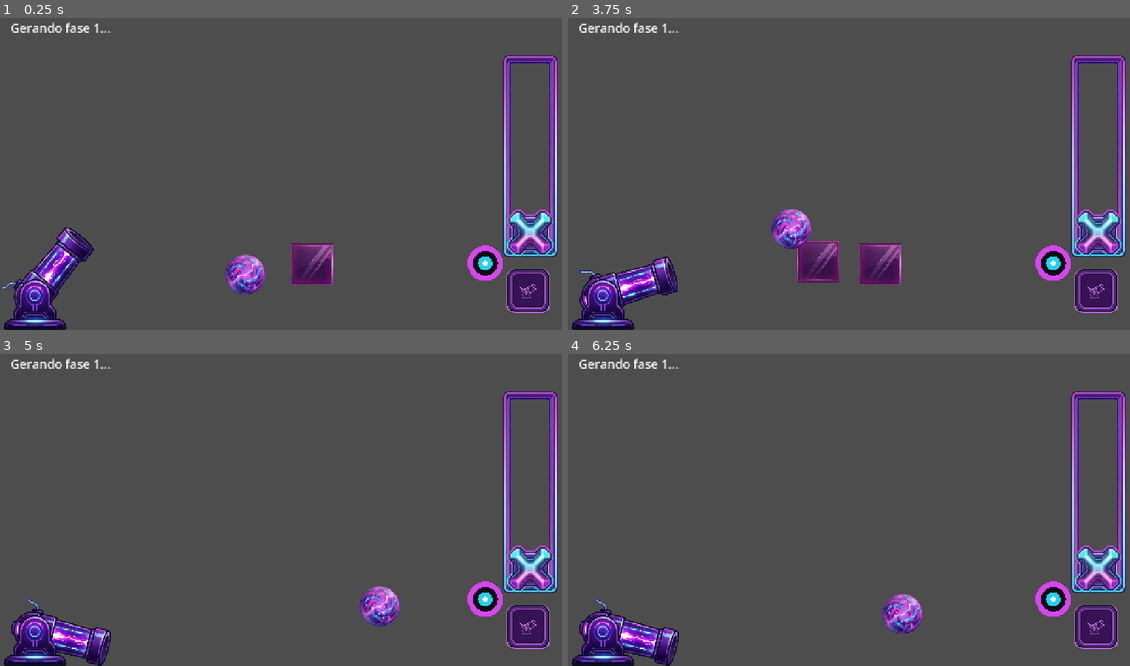
Above: before the commit, frames 1-4 (two rows, left to right).
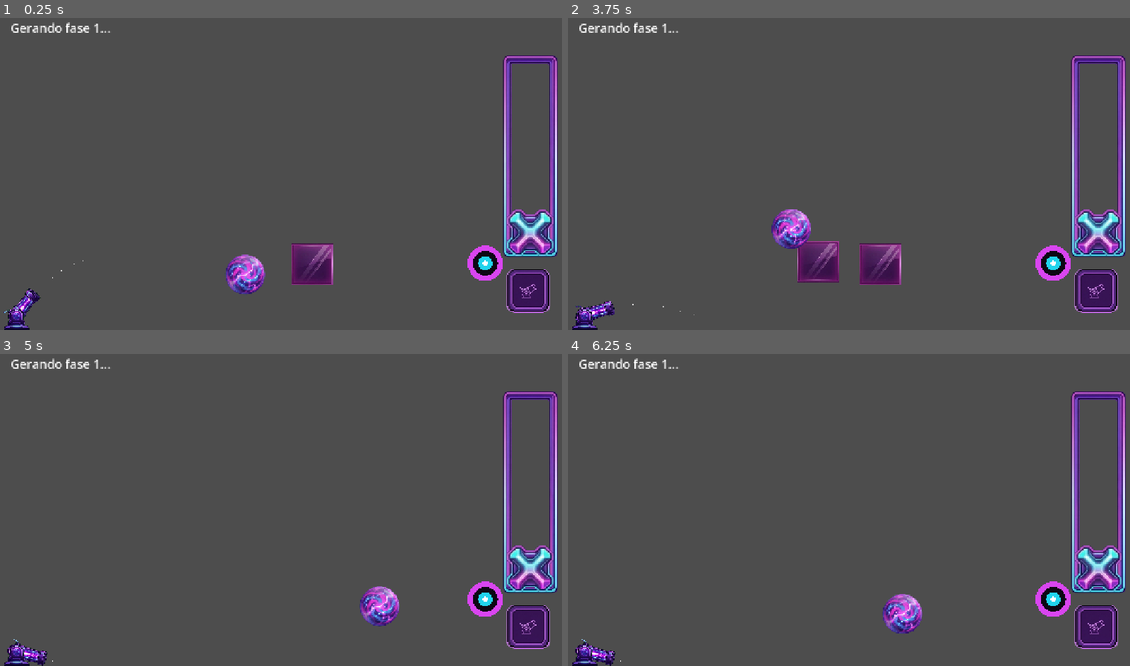
Above: after the commit, the same moments.

Repository: Zidan-09/Arc-Impact
Game: Godot game, scene res://components/cannon-controller/CannonController.tscn
Same seed, same stepped clock (60 frames per second), same inputs: the game is played once before the commit and once after it. This scene is started directly instead of the project's main scene.
Inputs (mouse positions are in pixels of both pictures, inside the frame that each line leads up to):
- Up to frame 1 (0.25 s): no input
- Up to frame 2 (3.75 s): click (1096, 289) at 0.5 s; click (1096, 289) at 1.25 s; click (1096, 289) at 2 s; drag from (1096, 230) to (612, 280) at 2.77 s; drag from (736, 186) to (612, 280) at 3.52 s
- Up to frame 3 (5 s): move the mouse to (337, 438) at 4.27 s; click (337, 438) at 4.42 s
- Up to frame 4 (6.25 s): drag from (820, 569) to (1051, 600) at 5.02 s; move the mouse to (1017, 553) at 5.77 s; click (1017, 553) at 5.92 s

The runs differ from the first frame. In frame 1, 2.4% of the frame differs, in the area x 0-17%, y 67-100%; in frame 2, 2.4%, in the area x 0-23%, y 76-100%; in frame 3, 2.4%; in frame 4, 2.4%.

Commit message:
feat(trajectory-line): implemented a trajectory line to guide the player

Diff:
--- a/components/cannon-controller/CannonController.tscn
+++ b/components/cannon-controller/CannonController.tscn
@@ -9,8 +9,12 @@
 script = ExtResource("1_vu4is")
 
 [node name="Cannon" parent="." unique_id=1115613926 instance=ExtResource("1_l1rob")]
-position = Vector2(80, 664)
-scale = Vector2(0.5, 0.5)
+position = Vector2(38.000004, 697)
+scale = Vector2(0.2, 0.2)
+min_angle = -20.0
+max_angle = 83.0
+rotation_sensitivity = 0.5
+base_shot_speed = 2000.0
 
 [node name="PowerSlider" parent="." unique_id=199311976 instance=ExtResource("2_vu4is")]
 offset_left = 1199.9999
@@ -29,9 +33,9 @@
 ignore_texture_size = true
 stretch_mode = 6
 
-[node name="Level" type="Node2D" parent="."]
+[node name="Level" type="Node2D" parent="." unique_id=348385948]
 
-[node name="StatusLabel" type="Label" parent="."]
+[node name="StatusLabel" type="Label" parent="." unique_id=495087033]
 offset_left = 24.0
 offset_top = 16.0
 offset_right = 640.0
--- a/components/cannon-controller/cannon_controller.gd
+++ b/components/cannon-controller/cannon_controller.gd
@@ -36,6 +36,8 @@
 	fire_button.focus_mode = Control.FOCUS_NONE
 	fire_button.pressed.connect(shoot)
 	cannon.bullet_container = level_node
+	cannon.current_power = power_slider.power
+	power_slider.power_changed.connect(_on_power_changed)
 	builder = LevelBuilder.new()
 	add_child(builder)
 	load_level(DEFAULT_SEED, DEFAULT_LEVEL)
@@ -114,6 +116,10 @@
 	status_label.text = text
 
 
+func _on_power_changed(value: float) -> void:
+	cannon.current_power = value
+
+
 func _input(event: InputEvent) -> void:
 	if event is InputEventMouseButton:
 		if event.button_index == MOUSE_BUTTON_LEFT and not event.pressed:
--- a/components/cannon/cannon.gd
+++ b/components/cannon/cannon.gd
@@ -12,23 +12,17 @@
 
 @export var bullet_scene: PackedScene
 
-## Nó opcional que recebe os bullets instanciados.
-## Se nulo (padrão), usa `get_tree().current_scene`.
-## A Etapa 7 do docs/plan.md vai apontá-lo para o nó World.
 @export var bullet_container: Node
 
 @export var base_shot_speed: float = 2000.0
 
 @onready var barrel_pivot: Node2D = $BarrelPivot
 @onready var muzzle: Marker2D = $BarrelPivot/Muzzle
+@onready var trajectory_line: Line2D = $BarrelPivot/Muzzle/TrajectoryLine
 
 var recoil_tween: Tween
 var barrel_initial_position: Vector2
 
-# Offsets de layout lidos de cannon.tscn ($BarrelPivot e $BarrelPivot/Muzzle).
-# Espelham o transform vivo usado por get_muzzle_state(); o solver usa a
-# versão estática abaixo (assume canhão sem rotação e escala 1, o padrão
-# da LevelDefinition v1).
 const PIVOT_OFFSET := Vector2(-2, -44)
 const MUZZLE_OFFSET := Vector2(267, -48)
 
@@ -37,11 +31,28 @@
 const RECOIL_RETURN_TIME := 0.12
 
 var current_angle: float = 45.0
+var current_power: float = 1.0
+
+@onready var gravity: float = ProjectSettings.get_setting("physics/2d/default_gravity")
 
 func _ready() -> void:
 	barrel_initial_position = barrel_pivot.position
 	update_cannon_rotation()
 
+func _process(_delta: float) -> void:
+	if is_instance_valid(trajectory_line):
+		update_trajectory_preview(current_power)
+
+func update_trajectory_preview(power: float = -1.0) -> void:
+	if power < 0.0:
+		power = current_power
+	var muzzle_state := get_muzzle_state()
+	var origin: Vector2 = muzzle_state["origin"]
+	var direction: Vector2 = muzzle_state["direction"]
+
+	var initial_velocity := direction * base_shot_speed * clampf(power, 0.0, 1.0)
+
+	trajectory_line.update_trajectory(origin, initial_velocity, gravity)
 
 func rotate_cannon(delta_y: float) -> void:
 	current_angle += delta_y * rotation_sensitivity
@@ -57,9 +68,6 @@
 func update_cannon_rotation() -> void:
 	barrel_pivot.rotation_degrees = -current_angle
 
-## Versão pura (sem Nodes) da matemática do disparo, para o solver
-## montar a origem/direção sem instanciar o canhão. Assume canhão sem
-## rotação e escala 1 (padrão da LevelDefinition v1).
 static func muzzle_state_for(cannon_position: Vector2, angle_degrees: float) -> Dictionary:
 	var rotation := deg_to_rad(-angle_degrees)
 	return {
@@ -67,16 +75,11 @@
 		"direction": Vector2.RIGHT.rotated(rotation),
 	}
 
-
-## Origem e direção do disparo com a MESMA matemática do shoot().
-## O LevelSolver (Etapa 4+ do docs/plan.md) reutiliza este método para
-## garantir fidelidade entre simulação e jogo real.
 func get_muzzle_state() -> Dictionary:
 	return {
 		"origin": muzzle.global_position,
 		"direction": Vector2.RIGHT.rotated(muzzle.global_rotation),
 	}
-
 
 func get_spawn_parent() -> Node:
 	if is_instance_valid(bullet_container):
@@ -94,13 +97,9 @@
 	var bullet := bullet_scene.instantiate() as Bullet
 
 	get_spawn_parent().add_child(bullet)
-	# Grupo para o fluxo de fim de fase (derrota quando não restam balas).
+
 	bullet.add_to_group("bullets")
 
-	# Mantém o bullet proporcional ao canhão: aplica a escala global
-	# do canhão nos shapes (física de verdade) e no sprite.
-	# Só copiar node.scale/global_scale não basta, pois a escala de um
-	# RigidBody2D nem sempre propaga para o raio de colisão.
 	bullet.apply_cannon_scale(global_scale)
 
 	var muzzle_state := get_muzzle_state()
@@ -115,17 +114,14 @@
 
 	barrel_pivot.position = barrel_initial_position
 
-	# Direção do cano no espaço global.
 	var forward_direction := Vector2.RIGHT.rotated(
 		barrel_pivot.global_rotation
 	).normalized()
 
-	# Recuo no sentido oposto ao disparo.
 	var recoil_global_position := barrel_pivot.global_position - (
 		forward_direction * RECOIL_DISTANCE
 	)
 
-	# Converte para posição local do pai.
 	var recoil_position := barrel_pivot.to_global(
 		barrel_pivot.position
 	)
--- a/components/cannon/cannon.tscn
+++ b/components/cannon/cannon.tscn
@@ -3,6 +3,7 @@
 [ext_resource type="Texture2D" uid="uid://j5igso5q88ki" path="res://assets/cannons/default/base.png" id="1_67o6l"]
 [ext_resource type="Script" uid="uid://bxaev1j6ry3cu" path="res://components/cannon/cannon.gd" id="1_nydaa"]
 [ext_resource type="PackedScene" uid="uid://bsnxkop782soy" path="res://components/bullet/bullet.tscn" id="2_xexr0"]
+[ext_resource type="PackedScene" uid="uid://cy3krluiopvrl" path="res://components/trajectory-line/TrajectoryLine.tscn" id="3_f366u"]
 [ext_resource type="Texture2D" uid="uid://bsk0lnitudl7e" path="res://assets/cannons/default/barrelBack.png" id="3_lxeh7"]
 [ext_resource type="Texture2D" uid="uid://boll36wsxgjxm" path="res://assets/cannons/default/barrelFront.png" id="4_k4uss"]
 [ext_resource type="Script" uid="uid://d4gek1ol4btmj" path="res://components/cannon/bullet_return_detector.gd" id="5_k4uss"]
@@ -20,13 +21,21 @@
 
 [node name="Cannon" type="Node2D" unique_id=1115613926]
 script = ExtResource("1_nydaa")
+min_angle = null
+max_angle = null
+rotation_sensitivity = null
 bullet_scene = ExtResource("2_xexr0")
+base_shot_speed = null
 
 [node name="BarrelPivot" type="Node2D" parent="." unique_id=371141371]
 position = Vector2(-2, -44)
 
 [node name="Muzzle" type="Marker2D" parent="BarrelPivot" unique_id=981597018]
 position = Vector2(267, -48)
+
+[node name="TrajectoryLine" parent="BarrelPivot/Muzzle" unique_id=1755430529 instance=ExtResource("3_f366u")]
+position = Vector2(2, 0)
+points = PackedVector2Array(-2, 0)
 
 [node name="barrelBack" type="Sprite2D" parent="BarrelPivot" unique_id=1529286645]
 z_index = 1
--- /dev/null
+++ b/components/trajectory-line/TrajectoryLine.tscn
@@ -0,0 +1,6 @@
+[gd_scene format=3 uid="uid://cy3krluiopvrl"]
+
+[ext_resource type="Script" uid="uid://dxfjoorxl5j0y" path="res://components/trajectory-line/trajectory_line.gd" id="1_sa3aq"]
+
+[node name="TrajectoryLine" type="Line2D" unique_id=1755430529]
+script = ExtResource("1_sa3aq")
--- /dev/null
+++ b/components/trajectory-line/trajectory_line.gd
@@ -0,0 +1,52 @@
+extends Line2D
+
+@export var preview_time: float = 0.35
+@export var time_step: float = 1.0 / 60.0
+@export var max_distance: float = 320.0
+@export var dot_count: int = 7
+@export var dot_radius: float = 6.0
+@export var dot_color: Color = Color(1.0, 1.0, 1.0, 0.9)
+@export var flow_speed: float = 4.0
+@export var fade_tail: bool = true
+
+var _path_local: PackedVector2Array = PackedVector2Array()
+var _anim: float = 0.0
+
+func _ready() -> void:
+	clear_points()
+	width = 0.0
+
+func update_trajectory(origin: Vector2, initial_velocity: Vector2, gravity: float) -> void:
+	clear_points()
+	_path_local.clear()
+	var gravity_vec := Vector2(0.0, gravity)
+	var t := 0.0
+	while t <= preview_time:
+		var global_pos := origin + initial_velocity * t + 0.5 * gravity_vec * t * t
+		if max_distance > 0.0 and global_pos.distance_to(origin) > max_distance:
+			break
+		_path_local.append(to_local(global_pos))
+		t += time_step
+	queue_redraw()
+
+func _process(delta: float) -> void:
+	if _path_local.size() < 2:
+		return
+	_anim = fmod(_anim + delta * flow_speed, 1.0) if dot_count > 0 else 0.0
+	queue_redraw()
+
+func _draw() -> void:
+	if _path_local.size() < 2 or dot_count <= 0:
+		return
+	var total := _path_local.size()
+	var step := float(total - 1) / float(maxi(dot_count - 1, 1))
+	for i in range(dot_count):
+		var f_idx := float(i) * step + _anim * step
+		if f_idx >= float(total - 1):
+			f_idx = fmod(f_idx, float(total - 1))
+		var idx := clampi(int(f_idx), 0, total - 1)
+		var pos := _path_local[idx]
+		var c := dot_color
+		if fade_tail:
+			c.a *= 1.0 - float(i) / float(dot_count) * 0.7
+		draw_circle(pos, dot_radius, c)
--- a/project.godot
+++ b/project.godot
@@ -28,7 +28,6 @@
 [physics]
 
 3d/physics_engine="Jolt Physics"
-common/physics_ticks_per_second=60
 
 [rendering]
 
Not shown, added: components/trajectory-line/trajectory_line.gd.uid
